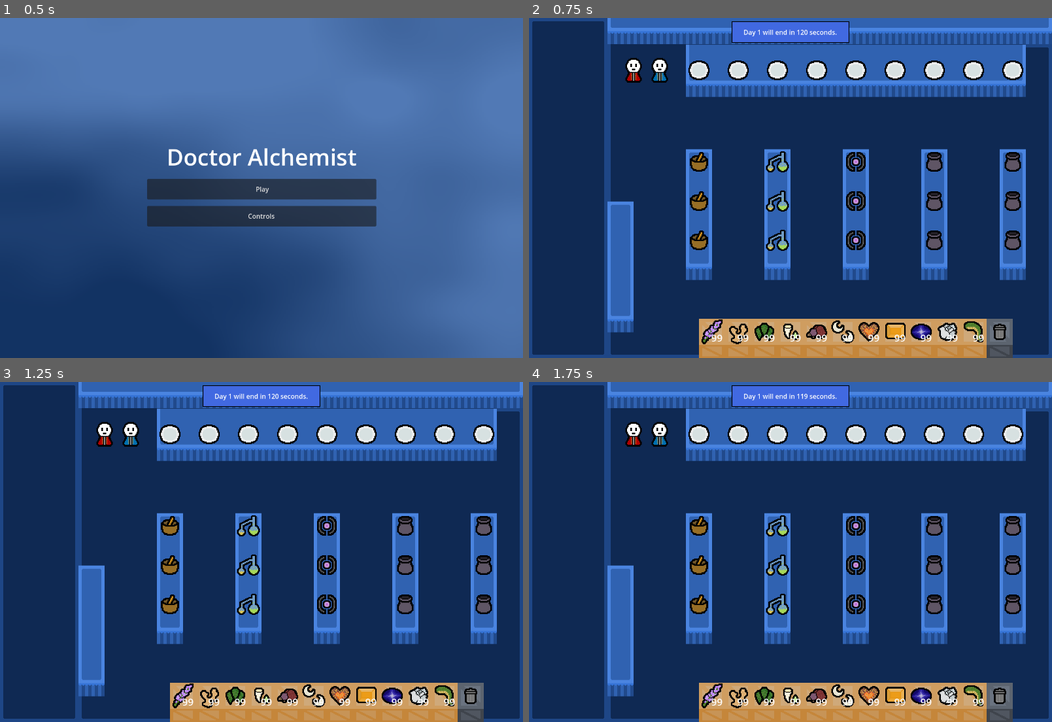
Above: before the commit, frames 1-4 (two rows, left to right).
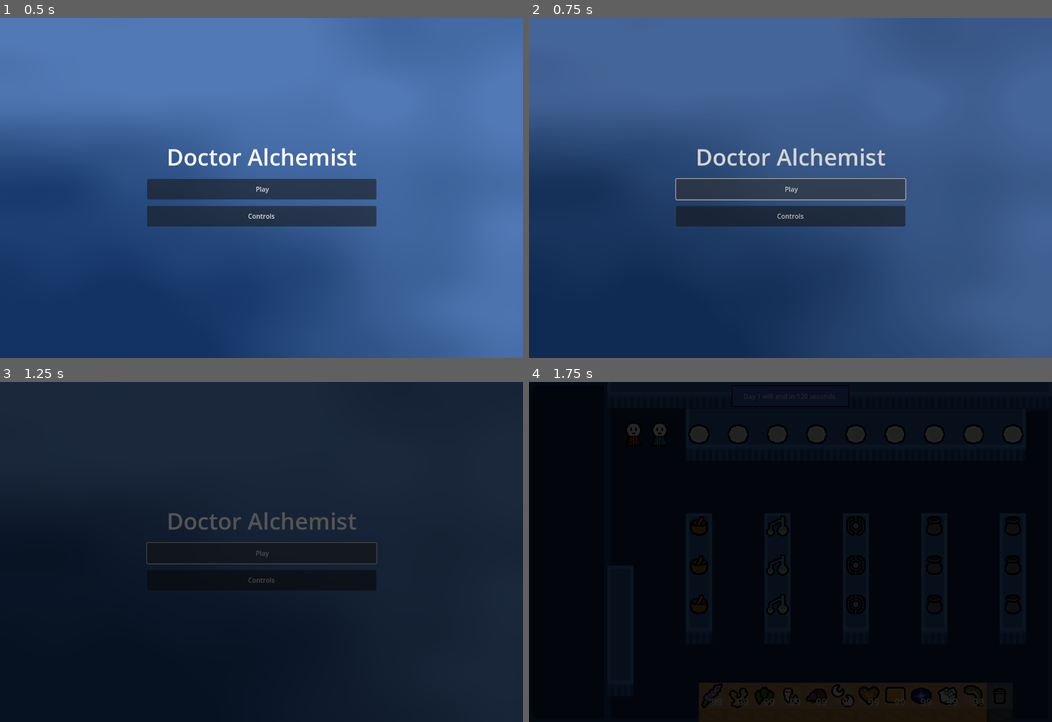
Above: after the commit, the same moments.

Repository: gwompy/doctor-alchemist
Game: Godot game, scene res://scenes/title_screen.tscn
The game is run twice, just before and just after one commit, with the same random seed, the same clock (stepped at 60 frames per second) and the same inputs.
Inputs (mouse positions are in pixels of both pictures, inside the frame that each line leads up to):
- Up to frame 1 (0.5 s): no input
- Up to frame 2 (0.75 s): click "Play" at 0.5 s
- Up to frame 3 (1.25 s): no input
- Up to frame 4 (1.75 s): click (790, 552) at 1.25 s, where only the run after the commit has a clickable "Play"

Frame 1 is identical in both runs. In frame 2, 78% of the frame differs, in the area x 0-100%, y 0-100%; in frame 3, 90%; in frame 4, 97%.

Commit message:
Update TitleScreen.gd
the Play button now uses a fade transition.

Diff:
--- a/scripts/TitleScreen.gd
+++ b/scripts/TitleScreen.gd
@@ -6,4 +6,4 @@
 
 
 func _on_play_button_pressed() -> void:
-	get_tree().change_scene_to_file("res://scenes/world.tscn")
+	TransitionScreen.transition("res://scenes/world.tscn")
